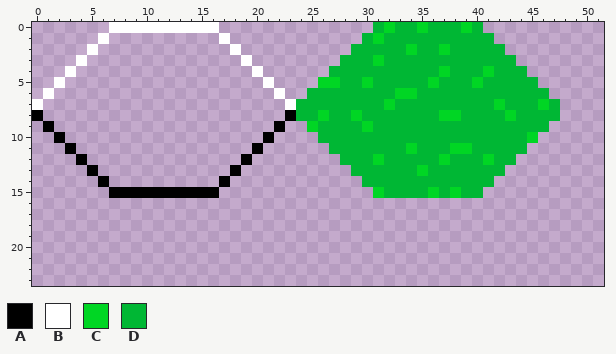
Sprite sheet -- texture.png. This is how it looked before the edit.
The file is 128x128 pixels. Shown: x 0..51, y 0..23.
Palette (. is transparent): A #000000  B #ffffff  C #00d624  D #00b734
Pixels before, first column x 0:
 0 .......BBBBBBBBBB..............DCDDCDDDCD.......
 1 ......B..........B............DCDDDDDDDDDD......
 2 .....B............B..........DDDDDCDDCDDDDD.....
 3 ....B..............B........DDDCDDDDDDDDDDDD....
 4 ...B................B......DDDDDDDDDDCDDDCDDD...
 5 ..B..................B....CCDDCDDDDDCDDDCDDDDD..
 6 .B....................B..DDDDDDDDCCDDDDDDDDDDDD.
 7 B......................BDDDDDDDDCDDDDDDDDDCDDDCD
 8 A......................ADDCDDCDDDDDDDCCDDDDCDDDD
 9 .A....................A..CDDDDCDDDDDDDDDDDDDDDD.
10 ..A..................A....DDDDDDDDDDDDDDDDDDDC..
11 ...A................A......DDDDDDDCDDDCCDDDDD...
12 ....A..............A........DDDCDDDDDCDDDCDD....
13 .....A............A..........DDDDDDCDDDDDDD.....
14 ......A..........A............DDDDDDDDDDDD......
15 .......AAAAAAAAAA..............CDDDDCDCDD.......
The result:
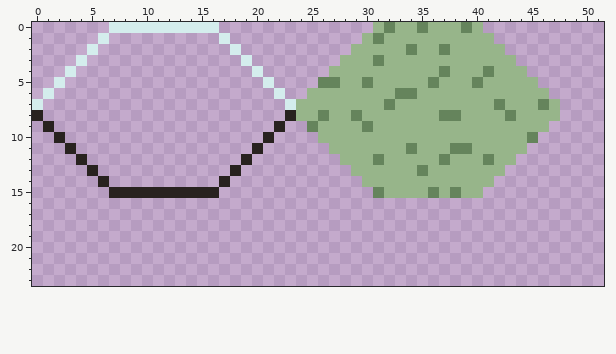
Diff:
colour A: #000000 -> #28221f
colour B: #ffffff -> #d4eded
colour C: #00d624 -> #65845c
colour D: #00b734 -> #97b58a
Boxes around the changes in both pictures, in picture pixels (x1, y1, x2, y2):
changed: (32, 22, 560, 198)
